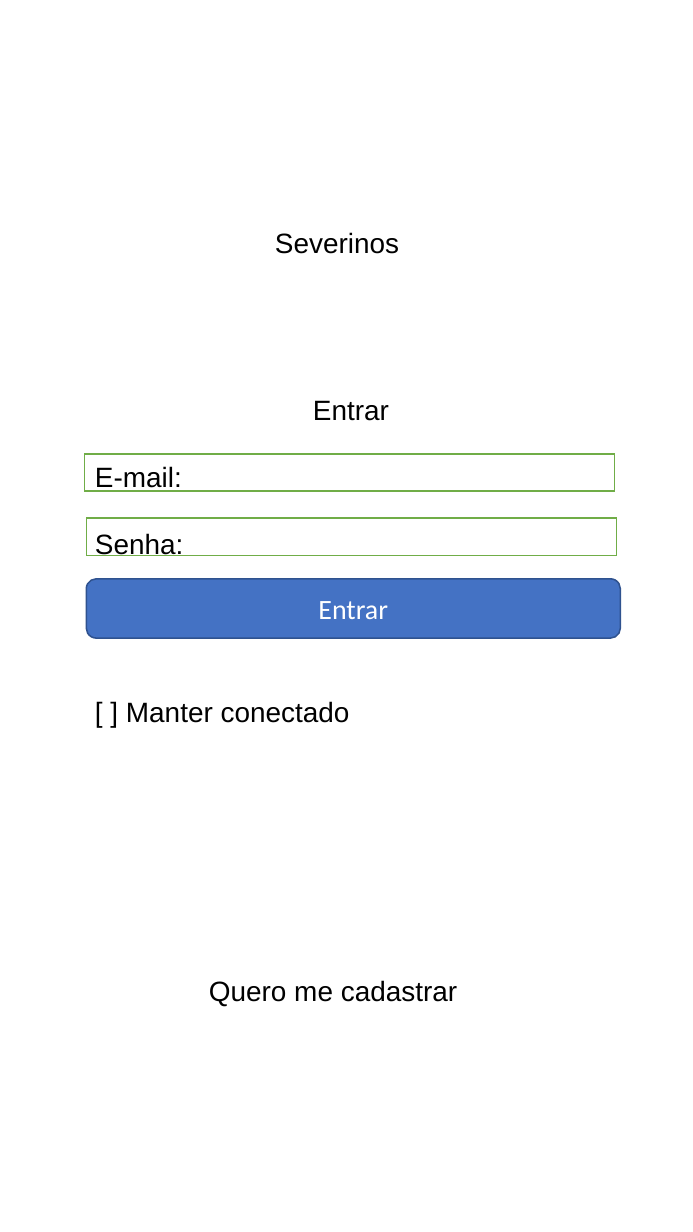
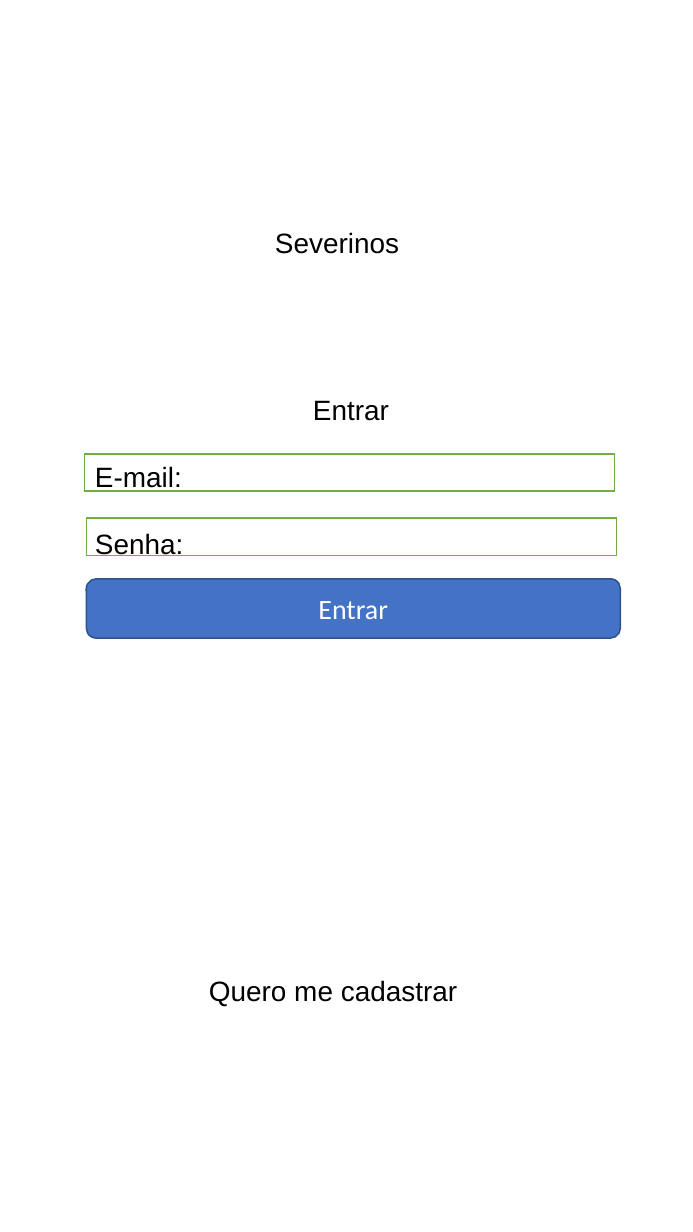
Before and after one commit to Universidade-Paulista/TCC-Severinos, a slide deck: slide 1 of Documentos/TCC_1.odp. Drawn at 693x1232 pixels with LibreOffice and Linux fonts; fonts in the diff are those of the drawing. Boxes give left, top, right and bottom in pixels: in the first picture for what was removed or moved away, otherwise in the second. Text is boxed around its words. In the diff, an @@ line names an element or a change of style, - is before the commit and + after.

```diff
--- a/Documentos/TCC_1.odp
+++ b/Documentos/TCC_1.odp
@@ text at (x1=126, y1=701, x2=350, y2=723): paragraph removed @@
-[ ] Manter conectado
```
Also in this commit, not shown: 1 other slide changed.
